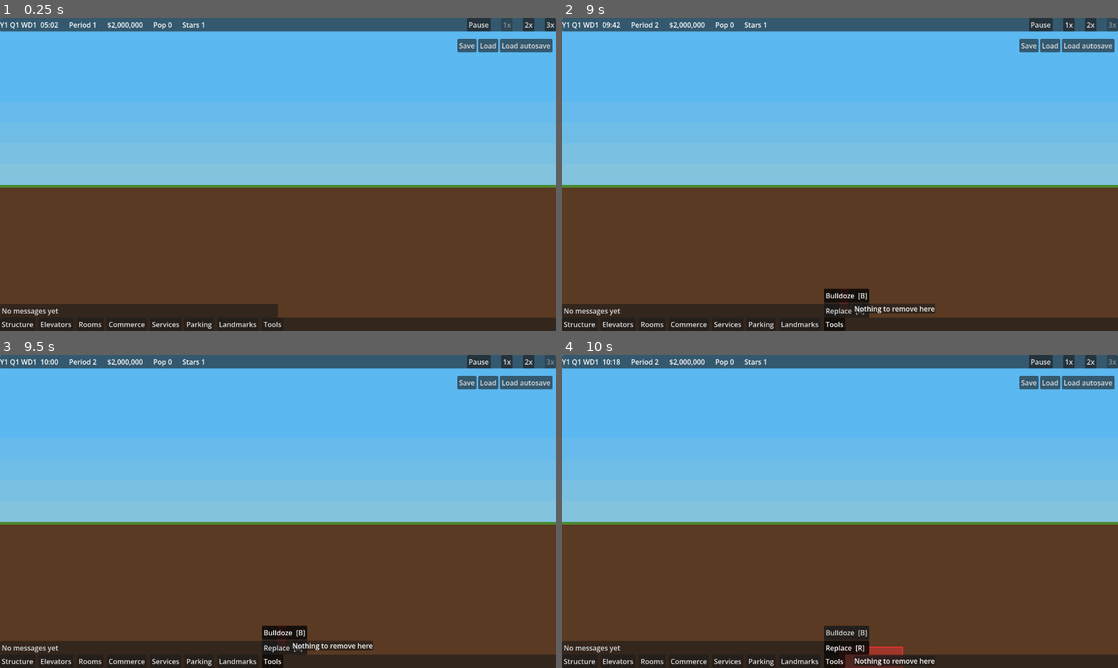
Above: before the commit, frames 1-4 (two rows, left to right).
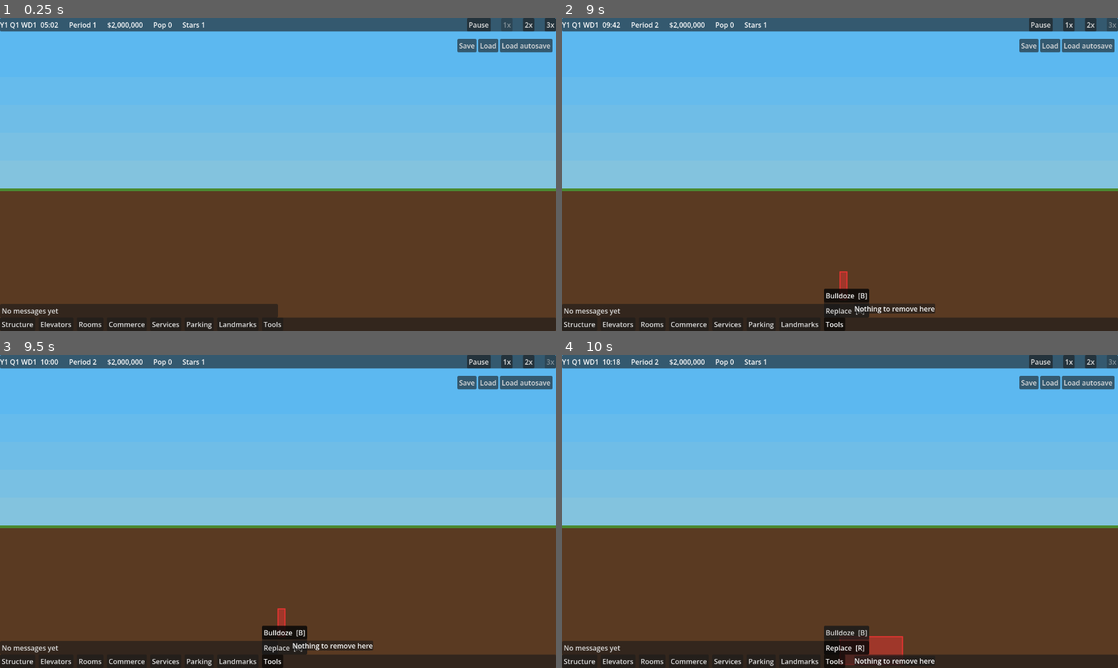
Above: after the commit, the same moments.

Repository: evidencelacking/TowerGame
Game: Godot game, scene res://scenes/main.tscn
Same seed, same stepped clock (60 frames per second), same inputs: the game is played once before the commit and once after it.
Inputs:
- Up to frame 1 (0.25 s): no input
- Up to frame 2 (9 s): click "2x" at 0.5 s; click "1x" at 1.25 s; click "3x" at 2 s; click "Structure" at 2.75 s; click "Elevators" at 3.5 s; click "Rooms" at 4.25 s; click "Commerce" at 5 s; click "Services" at 5.75 s; click "Parking" at 6.5 s; click "Landmarks" at 7.25 s; click "Tools" at 8 s; click "Bulldoze [B]" at 8.75 s
- Up to frame 3 (9.5 s): no input
- Up to frame 4 (10 s): click "Replace [R]" at 9.5 s

The runs differ from the first frame. In frame 1, 2.0% of the frame differs, in the area x 0-100%, y 53-56%; in frame 2, 2.1%; in frame 3, 2.1%; in frame 4, 2.3%, in the area x 0-100%, y 53-100%.

Commit message:
feat: palette D default (A colours, B lines) and 32 px floors (refs #143)
Co-Authored-By: Claude Sonnet 5.5 <noreply@anthropic.com>

Diff:
--- a/scripts/view/palette.gd
+++ b/scripts/view/palette.gd
@@ -5,8 +5,8 @@
 ## Drawing code asks for colours by role, e.g. Palette.get_palette()["wall"]; room hues are looked up
 ## by the recipe's hue key in "hues". Pure data: reads nothing from the sim.
 
-const DEFAULT_INDEX := 0  ## 0 = A, 1 = B, 2 = C.
-const NAMES: Array[String] = ["A", "B", "C"]
+const DEFAULT_INDEX := 3  ## 0 = A, 1 = B, 2 = C, 3 = D (the owner's pick: A's colours, B's lines).
+const NAMES: Array[String] = ["A", "B", "C", "D"]
 
 ## Outline styles for furniture boxes (the "mode" field).
 const MODE_OUTLINED := 0  ## A: a dark outline around each box.
@@ -19,7 +19,7 @@
 const PALETTES: Array[Dictionary] = [
 	{  # A: warm, saturated, chunky dark outlines
 		"sky_day": Color("5cb8f0"), "sky_horizon": Color("f8e4a8"), "sky_night": Color("1a1440"),
-		"wall": Color("3a2216"), "slab": Color("22120c"), "outline": Color("160a06"),
+		"wall": Color("3a2216"), "slab": Color("22120c"), "outline": Color("160a06"), "slab_hi": Color("5a3a28"),
 		"hues": {
 			"lobby": Color("e8b458"), "office": Color("58a0e0"), "condo": Color("c880d8"), "hotel": Color("e0648c"),
 			"food": Color("f08030"), "shop": Color("88cc58"), "service": Color("48b8b0"), "medical": Color("e8f0f0"),
@@ -35,7 +35,7 @@
 	},
 	{  # B: muted architectural, thin lines, cool tones
 		"sky_day": Color("b4c6d4"), "sky_horizon": Color("e0e6ea"), "sky_night": Color("0a1222"),
-		"wall": Color("1e242c"), "slab": Color("303a46"), "outline": Color("7a8c9e"),
+		"wall": Color("1e242c"), "slab": Color("303a46"), "outline": Color("7a8c9e"), "slab_hi": Color("46525f"),
 		"hues": {
 			"lobby": Color("b4a88e"), "office": Color("86a0b2"), "condo": Color("a898a8"), "hotel": Color("c09e76"),
 			"food": Color("c8a078"), "shop": Color("9ab096"), "service": Color("88aeb0"), "medical": Color("dce4e6"),
@@ -51,7 +51,7 @@
 	},
 	{  # C: bold flat colour, black walls, high contrast
 		"sky_day": Color("38a0ff"), "sky_horizon": Color("38a0ff"), "sky_night": Color("0c0c2c"),
-		"wall": Color("000000"), "slab": Color("000000"), "outline": Color("000000"),
+		"wall": Color("000000"), "slab": Color("000000"), "outline": Color("000000"), "slab_hi": Color("000000"),
 		"hues": {
 			"lobby": Color("ffd000"), "office": Color("2850ff"), "condo": Color("a040ff"), "hotel": Color("ff2a88"),
 			"food": Color("ff5a00"), "shop": Color("00d060"), "service": Color("00c8d0"), "medical": Color("ffffff"),
@@ -64,6 +64,22 @@
 		"gold": Color("ffe000"), "green": Color("00c060"), "wood": Color("804020"),
 		"grid": Color(0, 0, 0, 0.0),
 		"people": [Color("ffffff"), Color("000000"), Color("ffe000"), Color("ff2a88"), Color("00e0ff")],
+	},
+	{  # D: A's warm colours with B's thin lines (owner pick)
+		"sky_day": Color("5cb8f0"), "sky_horizon": Color("f8e4a8"), "sky_night": Color("1a1440"),
+		"wall": Color("3a2216"), "slab": Color("22120c"), "outline": Color("3a2216"), "slab_hi": Color("a8743c"),
+		"hues": {
+			"lobby": Color("e8b458"), "office": Color("58a0e0"), "condo": Color("c880d8"), "hotel": Color("e0648c"),
+			"food": Color("f08030"), "shop": Color("88cc58"), "service": Color("48b8b0"), "medical": Color("e8f0f0"),
+			"recycling": Color("78a850"), "parking": Color("8c8c98"), "civic": Color("d8a8e8"), "stairs": Color("c8b070"),
+			"escalator": Color("58c0c8"), "shaft": Color("2a1a12"), "car": Color("e4c43c"), "floor": Color("22120c"),
+		},
+		"dim": 0.45, "furn": 0.38, "mode": 1, "wall_w": 1,
+		"ground": Color("4a8a30"), "earth": Color("5a3a22"), "lamp": Color("fff0a0"), "lamp_off": Color("30303a"),
+		"skin": Color("f0c090"), "ink": Color("160a06"), "white": Color("f4f0e8"), "red": Color("d83030"),
+		"gold": Color("f8d030"), "green": Color("3c9a48"), "wood": Color("6a4428"),
+		"grid": Color(0, 0, 0, 0.10),
+		"people": [Color("d03030"), Color("3050c8"), Color("30a040"), Color("f0f0f0"), Color("8a38a8")],
 	},
 ]
 
--- a/scripts/view/room_recipes.gd
+++ b/scripts/view/room_recipes.gd
@@ -19,8 +19,10 @@
 const VC := preload("res://scripts/view/view_consts.gd")
 
 const INTERIOR_H: int = VC.CELL_H - VC.SLAB_H  ## Usable rows above the floor slab.
-const FIGURE_W: int = 3  ## A standing figure's size, used to keep spots inside the room.
-const FIGURE_H: int = 7
+const DESIGN_H: int = 22  ## The interior height the recipes were drawn for; they stand on the floor, so they shift down by the extra.
+const FLOOR_DY: int = INTERIOR_H - DESIGN_H
+const FIGURE_W: int = VC.FIGURE_W  ## A standing figure's size, used to keep spots inside the room.
+const FIGURE_H: int = VC.FIGURE_H
 
 const RECIPES: Dictionary = {
 	"lobby": {
@@ -233,7 +235,7 @@
 		x += width_px / 2
 	else:
 		x += origin
-	return [x, shape[1], w, shape[3], shape[4]]
+	return [x, (shape[1] as int) + FLOOR_DY, w, shape[3], shape[4]]
 
 
 static func _spot(spot: Array, origin: int, width_px: int) -> Vector2i:
@@ -245,7 +247,7 @@
 		x += width_px / 2
 	else:
 		x += origin
-	return Vector2i(x, spot[1])
+	return Vector2i(x, (spot[1] as int) + FLOOR_DY)
 
 
 ## Whether a figure standing at a spot lies inside a room width_px wide (one floor).
--- a/scripts/view/tower_renderer.gd
+++ b/scripts/view/tower_renderer.gd
@@ -17,8 +17,8 @@
 const MARGIN: int = 4000  ## Sky and ground extend this far past the tower, in pixels.
 const IN_USE_CHECK_TICKS: int = 6  ## How often the set of rooms in use is compared; a change redraws the static layer.
 const STATIC_REFRESH_TICKS: int = 60  ## Redraw even when nothing moved, so sim state (dirty, vacant) shows within this.
-const FIGURE_W: int = 3
-const FIGURE_H: int = 7
+const FIGURE_W: int = VC.FIGURE_W
+const FIGURE_H: int = VC.FIGURE_H
 
 ## Back to front; every name is a method taking the canvas item to paint on. Links (stairs,
 ## escalators) and shafts sit in front of the rooms behind them (#126); the floor slabs come after
@@ -227,8 +227,10 @@
 ## Built floor units: a thin slab along the bottom of each floor's row.
 func _draw_floors(canvas: CanvasItem) -> void:
 	var slab: Color = Palette.get_palette()["slab"]
+	var highlight: Color = Palette.get_palette()["slab_hi"]
 	for rect: Rect2i in _floor_rects:
 		canvas.draw_rect(Rect2i(rect.position.x, rect.end.y - VC.SLAB_H, rect.size.x, VC.SLAB_H), slab)
+		canvas.draw_rect(Rect2i(rect.position.x, rect.end.y - VC.SLAB_H, rect.size.x, 1), highlight)  # 1 px lit edge
 
 
 ## The ground lobby over floors 1 to its height, with the lobby recipe on its bottom floor.
--- a/scripts/view/view_consts.gd
+++ b/scripts/view/view_consts.gd
@@ -5,7 +5,9 @@
 ## numbers, so one native pixel is always a whole number of screen pixels.
 
 const CELL_W := 8  ## Native pixels per floor-unit column.
-const CELL_H := 24  ## Native pixels per floor.
+const CELL_H := 32  ## Native pixels per floor (owner decision; the mock-ups stay at 24).
+const FIGURE_W := 3  ## A standing figure, native pixels; sized here so it can grow (toward 4x9) in one place.
+const FIGURE_H := 7
 const SLAB_H := 2  ## The floor slab along the bottom of each floor, inside its CELL_H.
 const GridScript := preload("res://scripts/sim/grid.gd")
 
--- a/tests/test_room_recipes.gd
+++ b/tests/test_room_recipes.gd
@@ -53,6 +53,6 @@
 	for palette: Dictionary in Palette.PALETTES:
 		keys_match = keys_match and palette.keys() == first.keys() and (palette["hues"] as Dictionary).keys() == (first["hues"] as Dictionary).keys()
 	check.call(keys_match and Palette.PALETTES.size() == Palette.NAMES.size(), "palette: A, B and C carry the same keys")
-	check.call(Palette.DEFAULT_INDEX == 0, "palette: A is the default")
+	check.call(Palette.DEFAULT_INDEX == 3, "palette: D (A colours, B lines) is the default")
 	# Native pixel space: 8 px per column, 24 px per floor, whole numbers.
-	check.call(VC.CELL_W == 8 and VC.CELL_H == 24, "renderer: native space is 8 px per column and 24 px per floor")
+	check.call(VC.CELL_W == 8 and VC.CELL_H == 32, "renderer: native space is 8 px per column and 32 px per floor")
Not shown, changed: docs/art-standard.md
